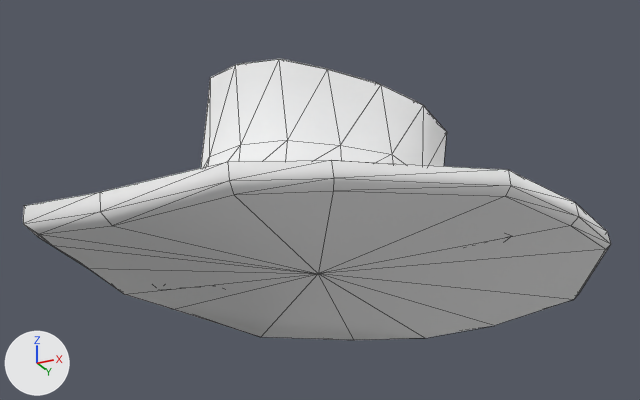
A saved change to the glTF model assets/3d/cowboyhat.glb.
The view is the same before and after, from a 50 mm lens placed at (0.382, -0.787, -0.278), pointed at (0.008, -0.04, 0.058). The lights are fixed; the arrows at lower left show +X, +Y and +Z. The older version comes first. Mesh edges are drawn as thin lines. Where no turn or scale is listed for an object, it has been applied to the vertices. Vertices at exactly the same position are counted once.
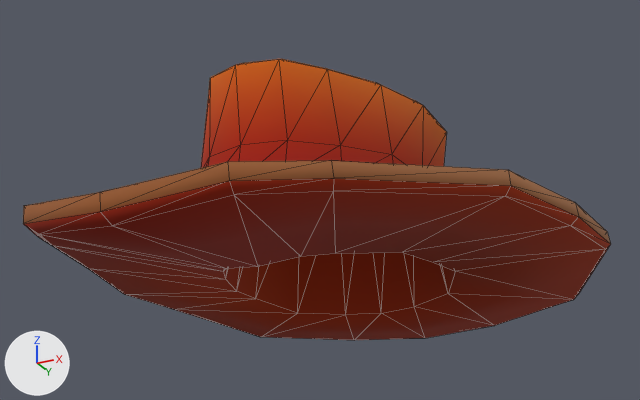
What differs and where, as boxes (x1, y1, x2, y2) in the pictures (640 x 400 px):
'Circle', surface changed, reshaped (white to red): (23, 59, 611, 340) in both
part 1 of me_circle, built on: (39, 191, 605, 340) in both

Edits to the bpy script that builds the scene:
```text
Add img_gradientpallete2:
    img_gradientpallete2 = load_image('GradientPallete2', '_unpacked/GradientPallete2', 256, 256, 'sRGB')
Change mat_hat:
    remove mat_hat.base_color = (1.0, 1.0, 1.0)  # white #ffffff
    mat_hat.metallic: 1.0 -> 0.0
    add mat_hat.texture = img_gradientpallete2
Change me_circle:
    used by ob_circle; location = (0.0, 0.0, 0.0)
    remove me_circle.from_pydata(...)  # 194 vertices, 384 faces; spans x -0.265..0.266, y -0.356..0.281, z -0.069..0.159
    add me_circle.from_pydata(...)  # 226 vertices, 448 faces; spans x -0.265..0.266, y -0.356..0.281, z -0.069..0.159
    me_circle part 1
    1 vertex is removed from x 0.002, y -0.032, z -0.017
    16 faces are deleted
    33 vertices are added at x -0.115..0.119, y -0.149..0.128, z -0.043..0.133
    80 new faces join them
```
